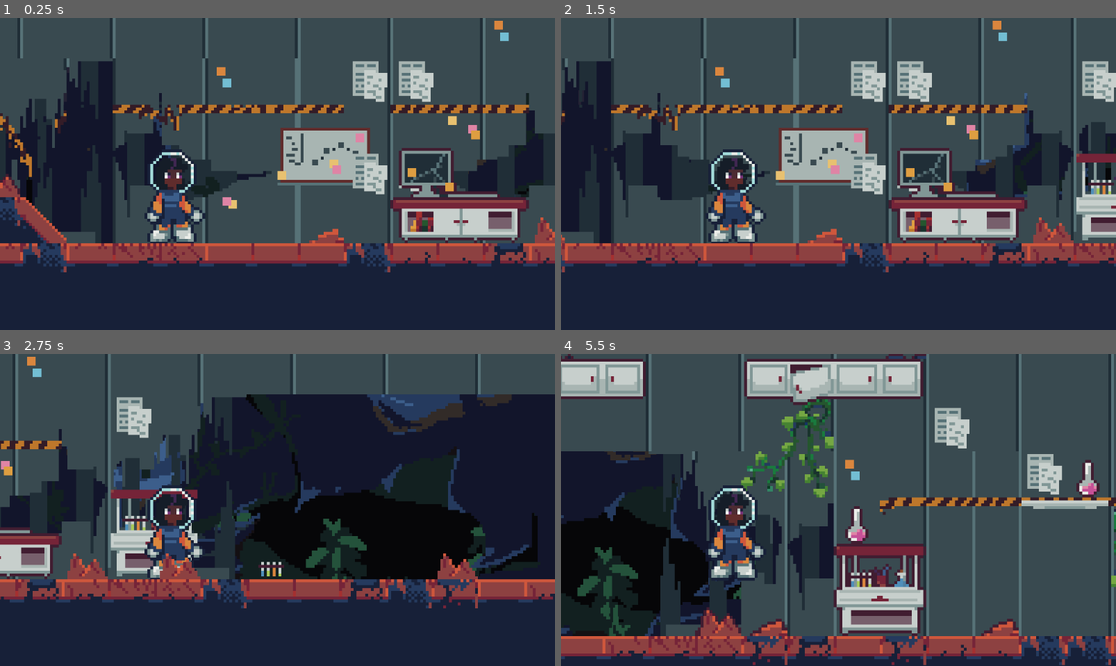
Above: before the commit, frames 1-4 (two rows, left to right).
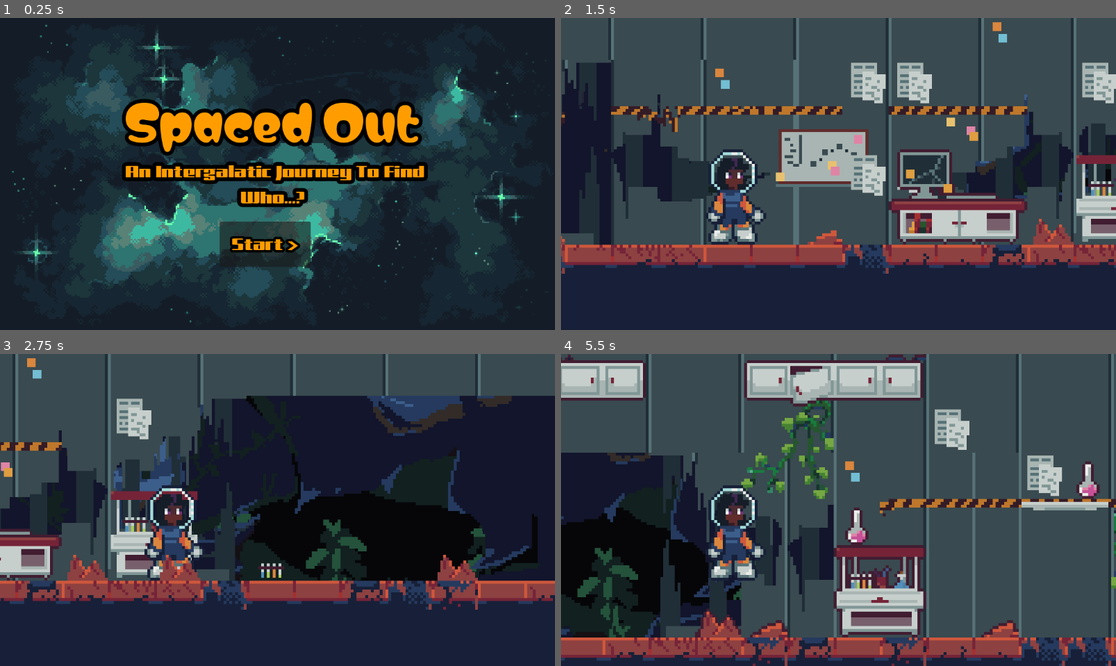
Above: after the commit, the same moments.

Repository: MikeyFJr/SpacedOut
Game: Godot game, scene res://Scenes/UI/menu_main.tscn
Two runs of this game, one before a commit and one after it. Both use one fixed random seed, a clock stepped at 60 frames per second and the inputs below. Before the commit the project starts from res://Scenes/Stages/World-1/Level-1/main_w_1_l_1.tscn.
Inputs (mouse positions are in pixels of both pictures, inside the frame that each line leads up to):
- Up to frame 1 (0.25 s): no input
- Up to frame 2 (1.5 s): click (827, 245) at 0.5 s, where only the run after the commit has a clickable "Start >"; tap Enter (ui_accept) at 1.25 s; hold Right (move_right) from 1.28 s (still down)
- Up to frame 3 (2.75 s): keep holding Right (move_right); tap W (jump) at 1.52, 2.27 s
- Up to frame 4 (5.5 s): release Right (move_right) at 2.78 s; hold Left (move_left) 2.78-3.53 s; hold Right (move_right) 3.53-5.03 s; tap W (jump) at 3.77, 4.52, 5.27 s; hold Left (move_left) from 5.03 s (still down)

The runs differ from the first frame. In frame 1, 66% of the frame differs, in the area x 0-100%, y 0-98%; in frame 2, 7.5%; in frame 3, 5.5%; in frame 4, 8.3%.

Commit message:
Adds first menu, game music

Diff:
--- a/so-godot-project/Assets/Audio/fake_script.gd
+++ /dev/null
@@ -1,2 +0,0 @@
-#Fake script only put here so file folders get uploaded to git - needs to be populated
-#DELETE AFTER SOMETHING ELSE IS IN THIS FOLDER
--- a/so-godot-project/Assets/Images/Tilesets/fake_script.gd
+++ /dev/null
@@ -1,2 +0,0 @@
-#Fake script only put here so file folders get uploaded to git - needs to be populated
-#DELETE AFTER SOMETHING ELSE IS IN THIS FOLDER
--- a/so-godot-project/Scenes/Characters/stella_main.tscn
+++ b/so-godot-project/Scenes/Characters/stella_main.tscn
@@ -14,5 +14,5 @@
 texture = ExtResource("2_veddg")
 
 [node name="CollisionShape2D" type="CollisionShape2D" parent="."]
-position = Vector2(0, -15.5)
+position = Vector2(0, -15)
 shape = SubResource("RectangleShape2D_f77ei")
--- /dev/null
+++ b/so-godot-project/Scenes/Other/audio_controller.tscn
@@ -0,0 +1,7 @@
+[gd_scene load_steps=2 format=3 uid="uid://brg2cw0gyo06f"]
+
+[ext_resource type="Script" path="res://Scripts/Managers/audio_controller.gd" id="1_vmnql"]
+
+[node name="AudioController" type="AudioStreamPlayer"]
+volume_db = -13.058
+script = ExtResource("1_vmnql")
--- a/so-godot-project/Scenes/Stages/World-1/Level-1/main_w_1_l_1.tscn
+++ b/so-godot-project/Scenes/Stages/World-1/Level-1/main_w_1_l_1.tscn
@@ -1,5 +1,6 @@
-[gd_scene load_steps=6 format=4 uid="uid://p0ysiuhvmvop"]
+[gd_scene load_steps=7 format=4 uid="uid://p0ysiuhvmvop"]
 
+[ext_resource type="Script" path="res://Scripts/UI/main_w_1_l_1.gd" id="1_rfusk"]
 [ext_resource type="Texture2D" uid="uid://u2cgca400ftw" path="res://Assets/Images/Backgrounds/underground_background - Copy.png" id="1_yqj6x"]
 [ext_resource type="Texture2D" uid="uid://bplvpey6eajol" path="res://Assets/Images/Backgrounds/underground_middle - Copy.png" id="2_7pvuo"]
 [ext_resource type="Texture2D" uid="uid://cvsw7r83po4b4" path="res://Assets/Images/Backgrounds/underground_front_2.png" id="3_5dde7"]
@@ -7,6 +8,7 @@
 [ext_resource type="TileSet" uid="uid://nxxl82gpqgad" path="res://Assets/Images/Tilesets/lab_tiles.tres" id="5_qcowo"]
 
 [node name="main_w1_l1" type="Node2D"]
+script = ExtResource("1_rfusk")
 
 [node name="ParallaxBackground" type="ParallaxBackground" parent="."]
 
@@ -38,7 +40,7 @@
 texture = ExtResource("3_5dde7")
 
 [node name="CharacterBody2D" parent="." instance=ExtResource("4_hngv2")]
-position = Vector2(36, 153)
+position = Vector2(36, 176)
 
 [node name="Camera2D" type="Camera2D" parent="CharacterBody2D"]
 position = Vector2(37, -25)
--- /dev/null
+++ b/so-godot-project/Scenes/UI/menu_lvl_select.tscn
@@ -0,0 +1,3 @@
+[gd_scene format=3 uid="uid://dcmg0beva2rkk"]
+
+[node name="MenuLvlSelect" type="Node2D"]
--- /dev/null
+++ b/so-godot-project/Scenes/UI/menu_main.tscn
@@ -0,0 +1,58 @@
+[gd_scene load_steps=6 format=3 uid="uid://ius8h8kghj7e"]
+
+[ext_resource type="Texture2D" uid="uid://clx7li4ydg16h" path="res://Assets/Images/UI/1-Green_640x360.png" id="1_1u5gk"]
+[ext_resource type="Script" path="res://Scripts/UI/menu_main.gd" id="1_b4qor"]
+[ext_resource type="FontFile" uid="uid://dysr5xuf6dgqg" path="res://Assets/Fonts/Matemasie-Regular.ttf" id="2_ae6kj"]
+[ext_resource type="FontFile" uid="uid://vvjvxupu72ek" path="res://Assets/Fonts/GajrajOne-Regular.ttf" id="3_esfwa"]
+[ext_resource type="Script" path="res://Scripts/UI/main_menu_btn.gd" id="4_2wlai"]
+
+[node name="MenuMain" type="Node2D"]
+script = ExtResource("1_b4qor")
+
+[node name="TextureRect" type="TextureRect" parent="."]
+offset_right = 1156.0
+offset_bottom = 650.0
+texture = ExtResource("1_1u5gk")
+
+[node name="Main Menu" type="CanvasLayer" parent="."]
+
+[node name="RichTextLabel" type="RichTextLabel" parent="Main Menu"]
+offset_left = 241.0
+offset_top = 133.0
+offset_right = 932.0
+offset_bottom = 300.0
+theme_override_colors/default_color = Color(1, 0.615686, 0, 1)
+theme_override_colors/font_selected_color = Color(1, 0.615686, 0, 1)
+theme_override_constants/outline_size = 31
+theme_override_fonts/normal_font = ExtResource("2_ae6kj")
+theme_override_font_sizes/normal_font_size = 100
+text = " Spaced Out"
+tab_size = 5
+
+[node name="RichTextLabel2" type="RichTextLabel" parent="Main Menu"]
+offset_left = 190.0
+offset_top = 238.0
+offset_right = 952.0
+offset_bottom = 421.0
+theme_override_colors/default_color = Color(1, 0.615686, 0, 1)
+theme_override_colors/font_selected_color = Color(1, 0.615686, 0, 1)
+theme_override_constants/text_highlight_v_padding = 0
+theme_override_constants/outline_size = 31
+theme_override_fonts/normal_font = ExtResource("3_esfwa")
+theme_override_font_sizes/normal_font_size = 36
+bbcode_enabled = true
+text = " [center]An Intergalatic Journey To Find Who...? [center]"
+tab_size = 5
+
+[node name="Button" type="Button" parent="Main Menu"]
+offset_left = 456.0
+offset_top = 423.0
+offset_right = 645.0
+offset_bottom = 517.0
+theme_override_colors/font_hover_color = Color(0.83, 0.345833, 0, 1)
+theme_override_colors/font_color = Color(1, 0.615686, 0, 1)
+theme_override_constants/outline_size = 20
+theme_override_fonts/font = ExtResource("3_esfwa")
+theme_override_font_sizes/font_size = 36
+text = "Start >"
+script = ExtResource("4_2wlai")
--- /dev/null
+++ b/so-godot-project/Scripts/Managers/audio_controller.gd
@@ -0,0 +1,19 @@
+extends AudioStreamPlayer
+
+const menu_music = preload("res://Assets/Audio/menu_loop.mp3")
+
+const game_music_1 = preload("res://Assets/Audio/game_music1.mp3")
+
+func play_music(music: AudioStream, volume = -12.0):
+	if stream == music:
+#		if music of playing, then dont need to do anything
+		return
+	stream = music
+	volume_db = volume
+	play()
+
+func play_menu_music():
+	play_music(menu_music)
+
+func play_game_music():
+	play_music(game_music_1)
--- /dev/null
+++ b/so-godot-project/Scripts/UI/main_menu_btn.gd
@@ -0,0 +1,4 @@
+extends Button
+
+func _pressed() -> void:
+	get_tree().change_scene_to_file("res://Scenes/Stages/World-1/Level-1/main_w_1_l_1.tscn")
--- /dev/null
+++ b/so-godot-project/Scripts/UI/main_w_1_l_1.gd
@@ -0,0 +1,4 @@
+extends Node2D
+
+func _ready():
+	AudioController.play_game_music()
--- /dev/null
+++ b/so-godot-project/Scripts/UI/menu_main.gd
@@ -0,0 +1,4 @@
+extends Node2D
+
+func _ready():
+	AudioController.play_menu_music()
--- a/so-godot-project/project.godot
+++ b/so-godot-project/project.godot
@@ -11,9 +11,13 @@
 [application]
 
 config/name="Spaced Out"
-run/main_scene="res://Scenes/Stages/World-1/Level-1/main_w_1_l_1.tscn"
+run/main_scene="res://Scenes/UI/menu_main.tscn"
 config/features=PackedStringArray("4.3", "GL Compatibility")
 config/icon="res://icon.svg"
+
+[autoload]
+
+AudioController="*res://Scenes/Other/audio_controller.tscn"
 
 [input]
 
Not shown, added: so-godot-project/Assets/Audio/game_music1.mp3.import
Not shown, added: so-godot-project/Assets/Audio/menu_loop.mp3.import
Binary file added: so-godot-project/Assets/Fonts/GajrajOne-Regular.ttf
Not shown, added: so-godot-project/Assets/Fonts/GajrajOne-Regular.ttf.import
Binary file added: so-godot-project/Assets/Fonts/Matemasie-Regular.ttf
Not shown, added: so-godot-project/Assets/Fonts/Matemasie-Regular.ttf.import
Binary file added: so-godot-project/Assets/Images/UI/1-Green_640x360.png
Not shown, added: so-godot-project/Assets/Images/UI/1-Green_640x360.png.import
Not shown, removed: so-godot-project/Scenes/Stages/World-1/Level-1/fake_text.txt
Not shown, removed: so-godot-project/Scenes/UI/fake_text.txt
Not shown, removed: so-godot-project/Scripts/Managers/fake_text.txt
Not shown, removed: so-godot-project/Scripts/Player/fake_text.txt
(and 3 more such lines)
